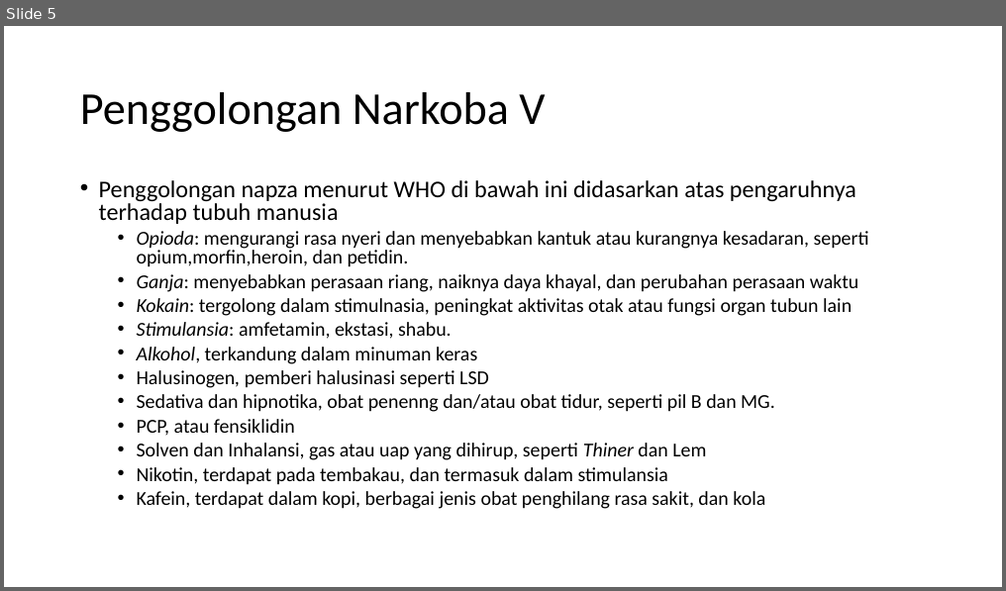
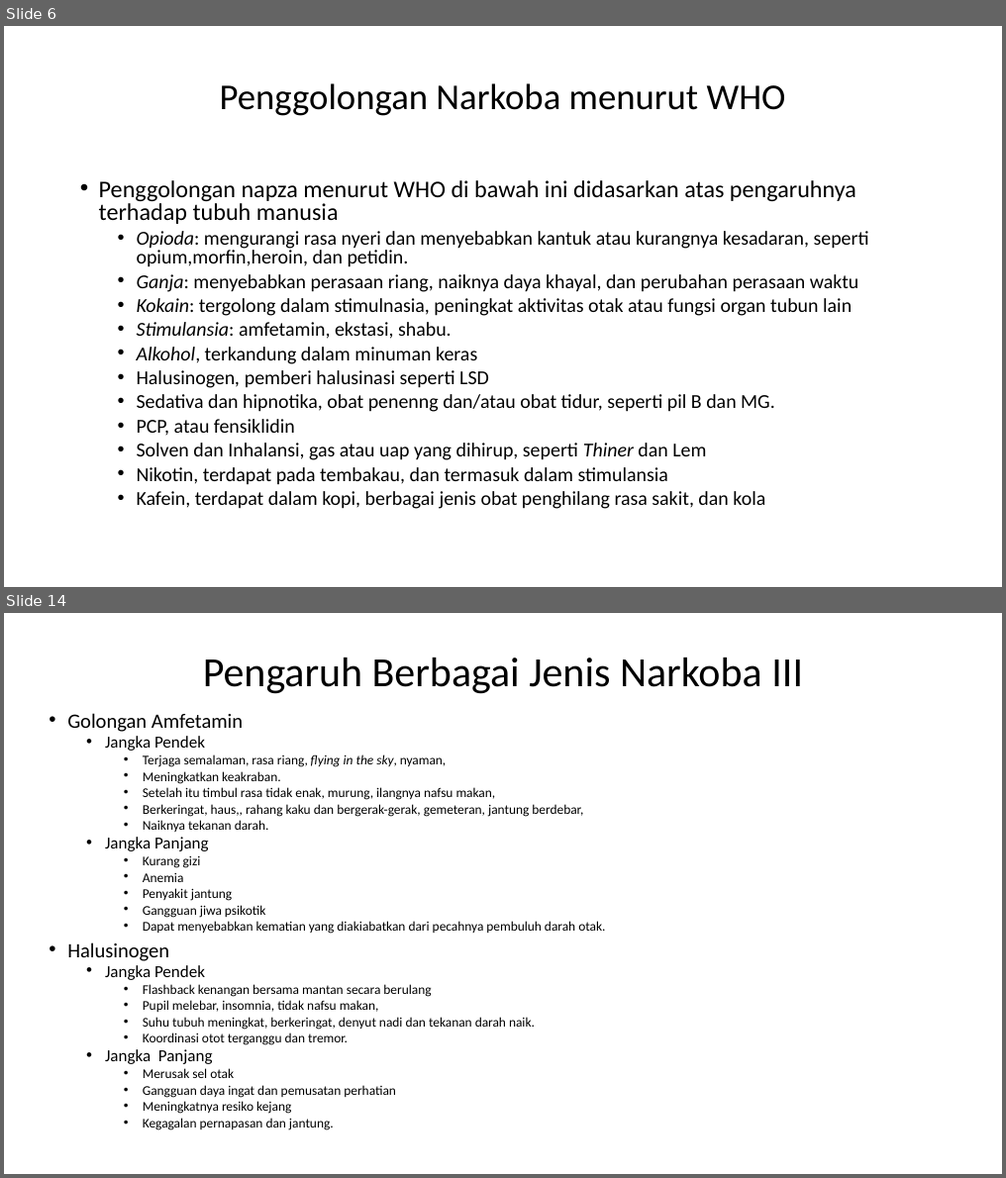
Before and after one commit to Galang23/galang23.github.io, a slide deck: tugas-sekolah/olahraga/NAPZA.pptx. Shown one above the other, each under a label of ours: slide 5 before the commit, slides 6 and 14 after it; the slides between them are not shown. The pictures are 1006x591 and 1006x1178 pixels, drawn with LibreOffice and Linux fonts; fonts in the diff are those of the drawing. Boxes give left, top, right and bottom in pixels: in the first picture for what was removed or moved away, otherwise in the second. Text is boxed around its words. In the diff, an @@ line names an element or a change of style, - is before the commit and + after.

```diff
--- a/tugas-sekolah/olahraga/NAPZA.pptx
+++ b/tugas-sekolah/olahraga/NAPZA.pptx
@@ slide 14 added at [4, 613, 1002, 1174], background #FFFFFF @@
@@ title added at [203, 658, 803, 694], 40 pt, text #000000 @@
+Pengaruh Berbagai Jenis Narkoba III
@@ text added at [67, 713, 605, 1131], 12.8 pt, text #000000 @@
+• Golongan Amfetamin
+  • Jangka Pendek
+    • Terjaga semalaman, rasa riang, flying in the sky, nyaman,
+    • Meningkatkan keakraban.
+    • Setelah itu timbul rasa tidak enak, murung, ilangnya nafsu makan,
+    • Berkeringat, haus,, rahang kaku dan bergerak-gerak, gemeteran, jantung berdebar,
+    • Naiknya tekanan darah.
+  • Jangka Panjang
+    • Kurang gizi
+    • Anemia
+    • Penyakit jantung
+    • Gangguan jiwa psikotik
+    • Dapat menyebabkan kematian yang diakiabatkan dari pecahnya pembuluh darah otak.
+• Halusinogen
+  • Jangka Pendek
+    • Flashback kenangan bersama mantan secara berulang
+    • Pupil melebar, insomnia, tidak nafsu makan,
+    • Suhu tubuh meningkat, berkeringat, denyut nadi dan tekanan darah naik.
+    • Koordinasi otot terganggu dan tremor.
+  • Jangka Panjang
+    • Merusak sel otak
+    • Gangguan daya ingat dan pemusatan perhatian
+    • Meningkatnya resiko kejang
+    • Kegagalan pernapasan dan jantung.
@@ what was slide 5 is now slide 6 @@
@@ slide 6 changed as well @@
@@ title at [220, 83, 786, 116]: text changed; size 44 to 35 pt @@
-Penggolongan Narkoba V
+Penggolongan Narkoba menurut WHO
```
Also in this commit, not shown: 3 other slides changed, 11 other slides added, 2 other files.
